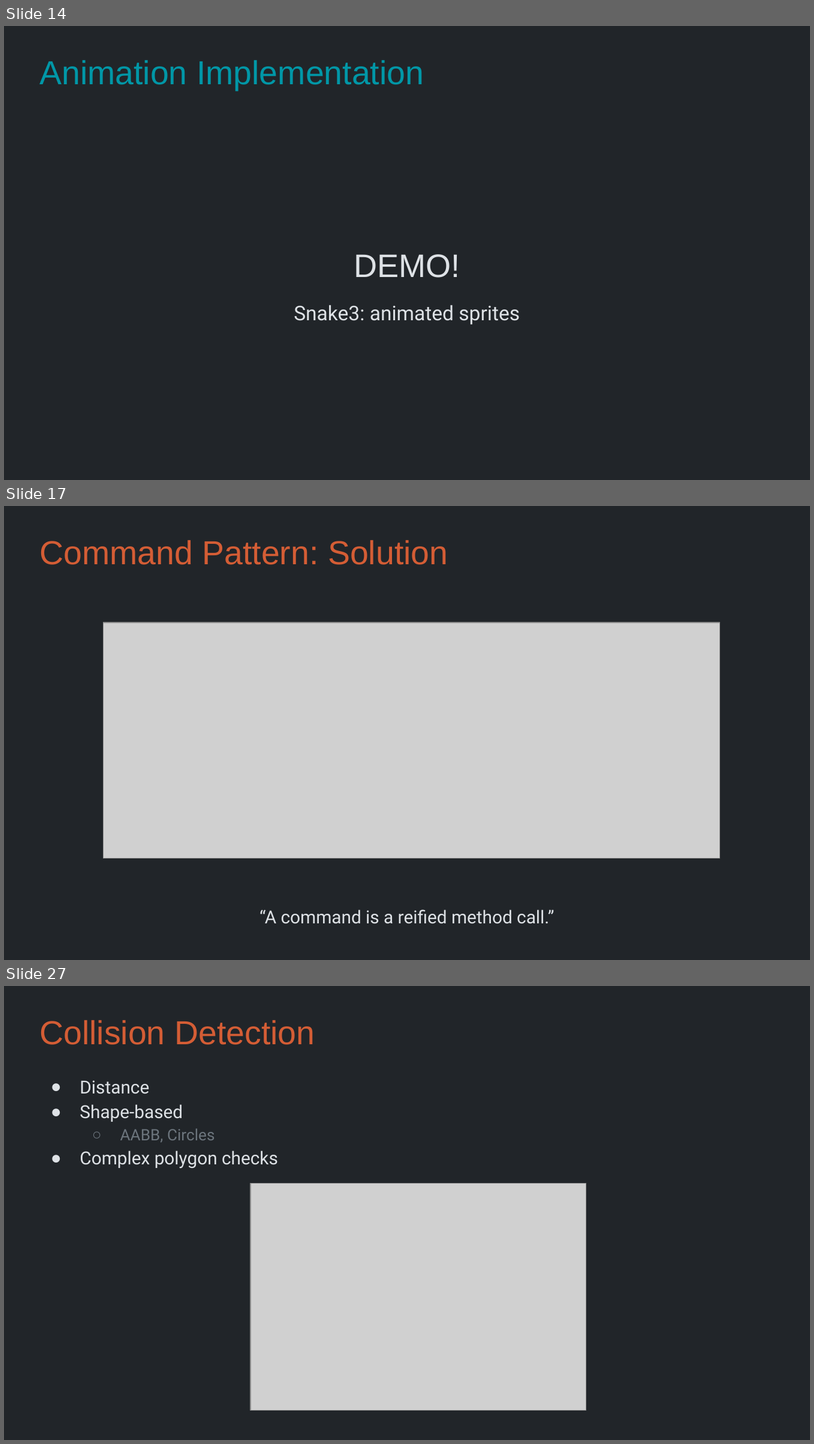
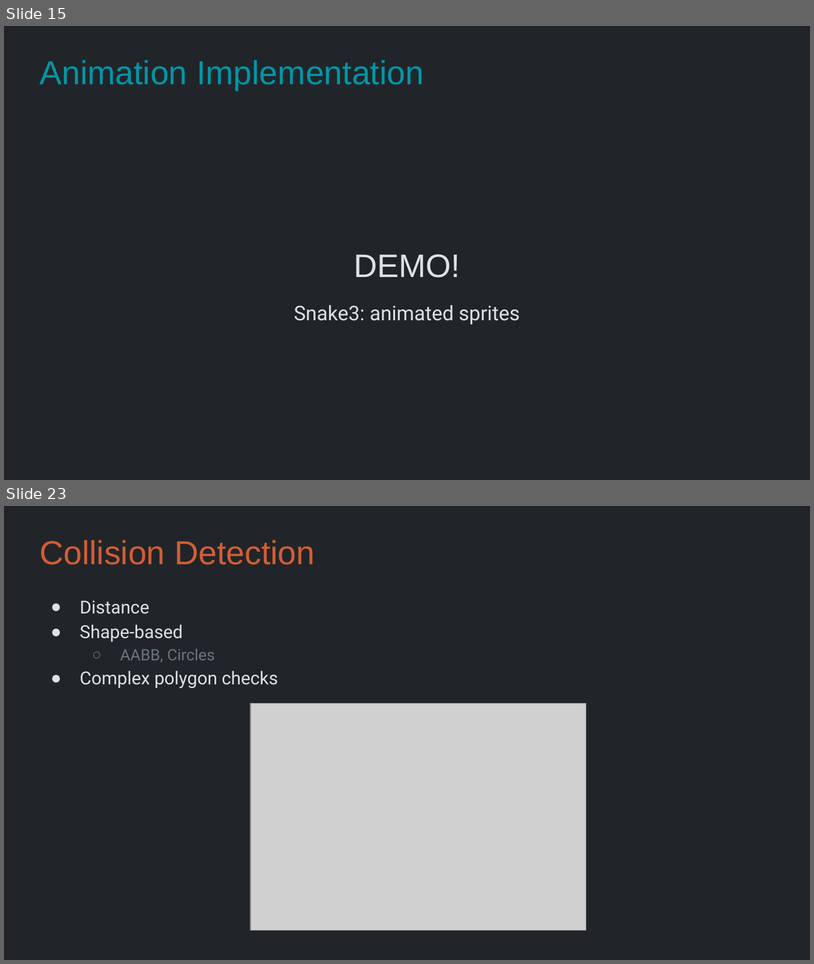
Before and after one commit to Metamate/gar, a slide deck: slides/03 Snake.pptx. Shown one above the other, each under a label of ours: slides 14, 17 and 27 before the commit, slides 15 and 23 after it; the slides between them are not shown. The pictures are 814x1444 and 814x964 pixels, drawn with LibreOffice and Linux fonts; fonts in the diff are those of the drawing; grey boxes stand for pictures. Boxes give left, top, right and bottom in pixels: in the first picture for what was removed or moved away, otherwise in the second. Text is boxed around its words. In the diff, an @@ line names an element or a change of style, - is before the commit and + after.

```diff
--- a/slides/03 Snake.pptx
+++ b/slides/03 Snake.pptx
@@ slide 17 removed at box(4, 506, 810, 960), background #212529 @@
@@ title removed at box(39, 540, 448, 565) @@
-Command Pattern: Solution
@@ picture removed at box(103, 622, 720, 858) @@
@@ text removed at box(260, 909, 554, 924) @@
-“A command is a reified method call.”
@@ what was slide 14 is now slide 15 @@
@@ what was slide 27 is now slide 23 @@
```
Also in this commit, not shown: 10 slides changed, 4 slides added, 10 other slides removed, 2 other files.
